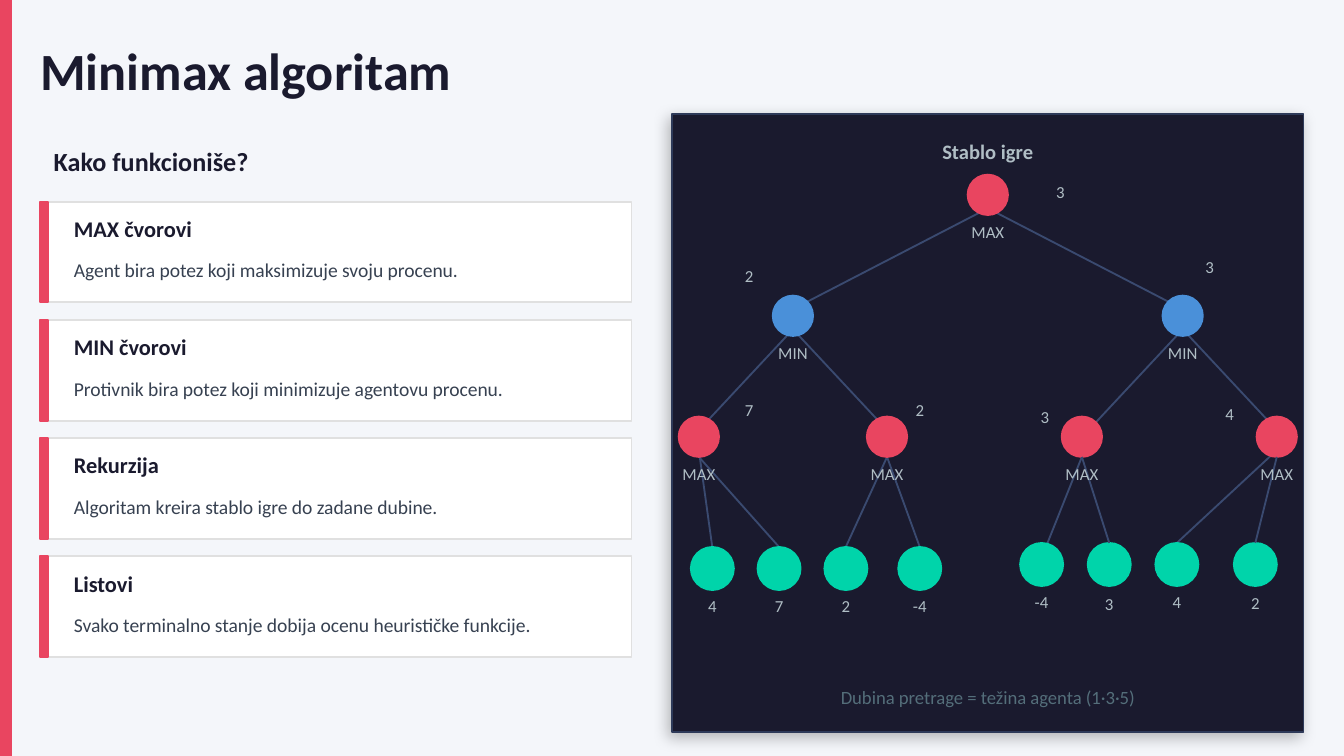
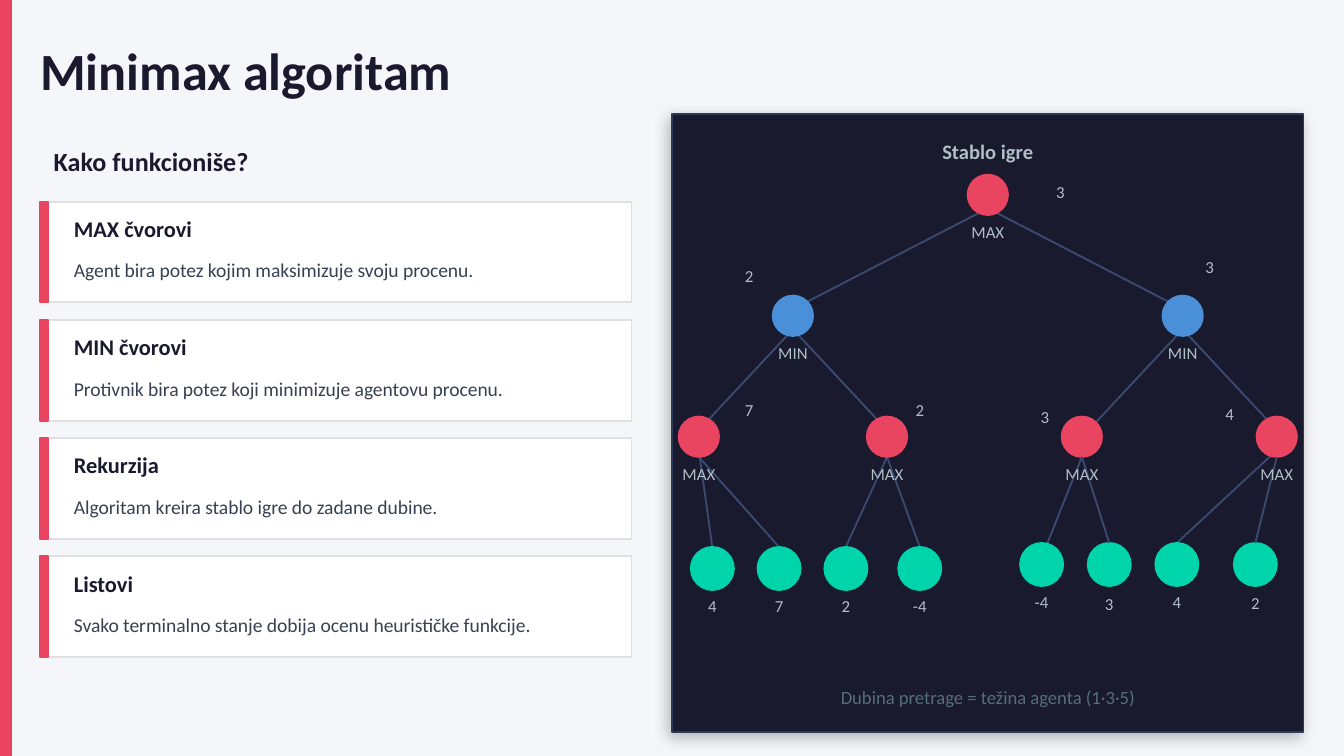
Before and after one commit to neshko31/OI-Projekat, a slide deck: slide 4 of Prezentacija.pptx. Drawn at 1344x756 pixels with LibreOffice and Linux fonts; fonts in the diff are those of the drawing. Boxes give left, top, right and bottom in pixels: in the first picture for what was removed or moved away, otherwise in the second. Text is boxed around its words. In the diff, an @@ line names an element or a change of style, - is before the commit and + after.

Commit message:
final final changes

```diff
--- a/Prezentacija.pptx
+++ b/Prezentacija.pptx
@@ text at (x1=74, y1=263, x2=473, y2=281): text changed @@
-Agent bira potez koji maksimizuje svoju procenu.
+Agent bira potez kojim maksimizuje svoju procenu.
```
Also in this commit, not shown: 3 other slides changed, 1 slide added, 1 slide removed.
